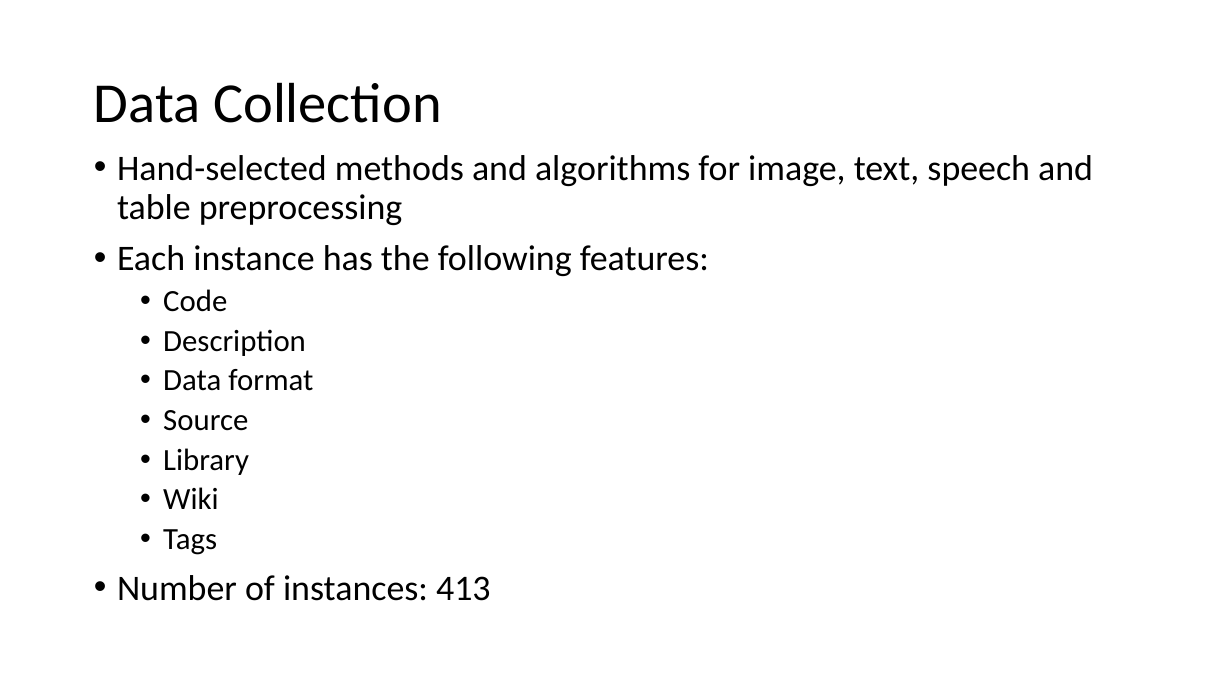
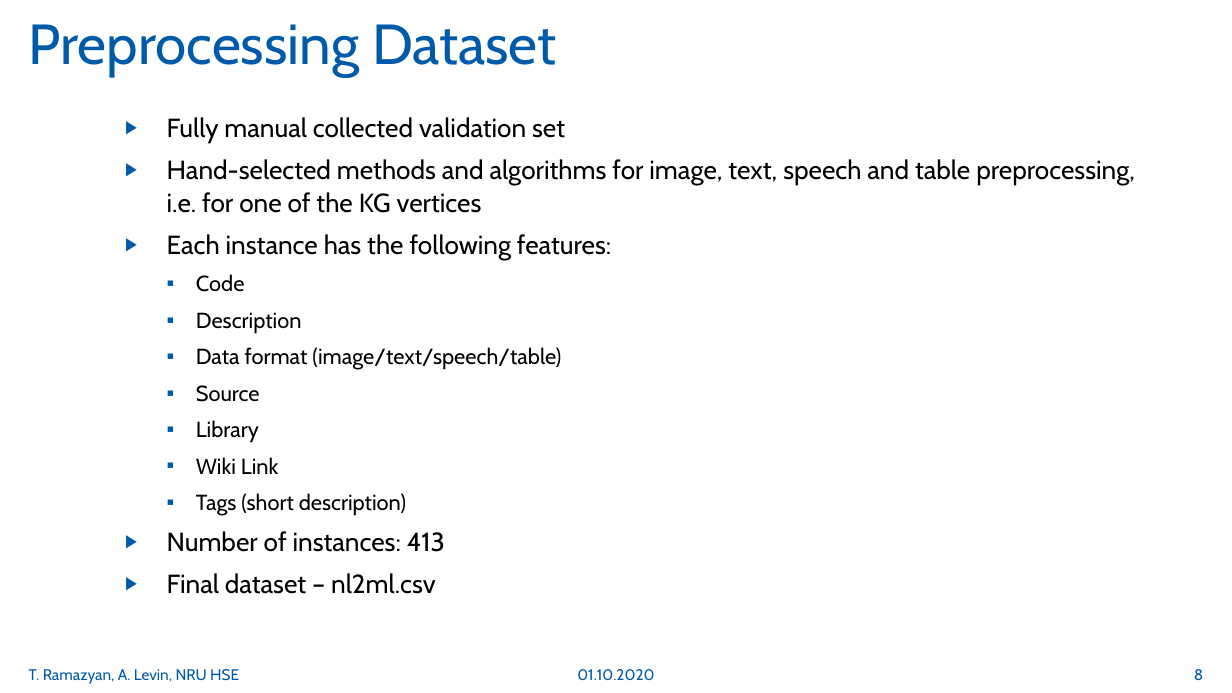
Before and after one commit to whatevernevermindbro/source_code_classification, a slide deck: slide 8 of nl2ml.pptx (slide 3 before the commit). Drawn at 1232x693 pixels with LibreOffice and Linux fonts; fonts in the diff are those of the drawing. Boxes give left, top, right and bottom in pixels: in the first picture for what was removed or moved away, otherwise in the second. Text is boxed around its words. In the diff, an @@ line names an element or a change of style, - is before the commit and + after.

```diff
--- a/nl2ml.pptx
+++ b/nl2ml.pptx
@@ title added at (29, 24, 557, 77), 44 pt, text #005AAA @@
+Preprocessing Dataset
@@ title removed at (94, 82, 441, 123) @@
-Data Collection
@@ text "Fully manual collected validation set": place and size @@
-text "Fully manual collected validation set" at (117, 155, 1093, 601)
+text "Fully manual collected validation set" at (167, 117, 1135, 594)
@@ text at (167, 117, 1135, 213): text changed; size 28 to 20.4 pt; font Calibri to Cabin @@
-• Hand-selected methods and algorithms for image, text, speech and table preprocessing
+▶ Fully manual collected validation set
+▶ Hand-selected methods and algorithms for image, text, speech and table preprocessing, i.e. for one of the KG vertices
@@ text at (167, 234, 611, 552): size 28 to 20.4 pt in "Each instance has the following features:", "Number of instances: 413"; font Calibri to Cabin in "Each instance has the following features:", "Code", "Description", "Source" and 2 more places; size 24 to 17 pt in "Code", "Description", "Source", "Library"; bullet • to ▶; line spacing 0.9 to 1.05; less space between paragraphs; bullet • to ▪; more space between paragraphs @@
@@ text at (196, 347, 561, 370): text changed; size 24 to 17 pt; font Calibri to Cabin @@
-  • Data format
+  ▪ Data format (image/text/speech/table)
@@ text at (196, 457, 406, 516): text changed; size 24 to 17 pt; font Calibri to Cabin @@
-  • Wiki
-  • Tags
+  ▪ Wiki Link
+  ▪ Tags (short description)
@@ text at (167, 573, 436, 594): paragraph added @@
+▶ Final dataset – nl2ml.csv
@@ text added at (29, 669, 239, 684), 12 pt, text #005AAA @@
+T. Ramazyan, A. Levin, NRU HSE
@@ text added at (577, 669, 654, 680), 12 pt, text #005AAA @@
+01.10.2020
@@ page number added at (1194, 669, 1203, 680), 12 pt, text #005AAA @@
+8
```
Also in this commit, not shown: 3 other slides changed, 18 slides added, 4 slides removed.
